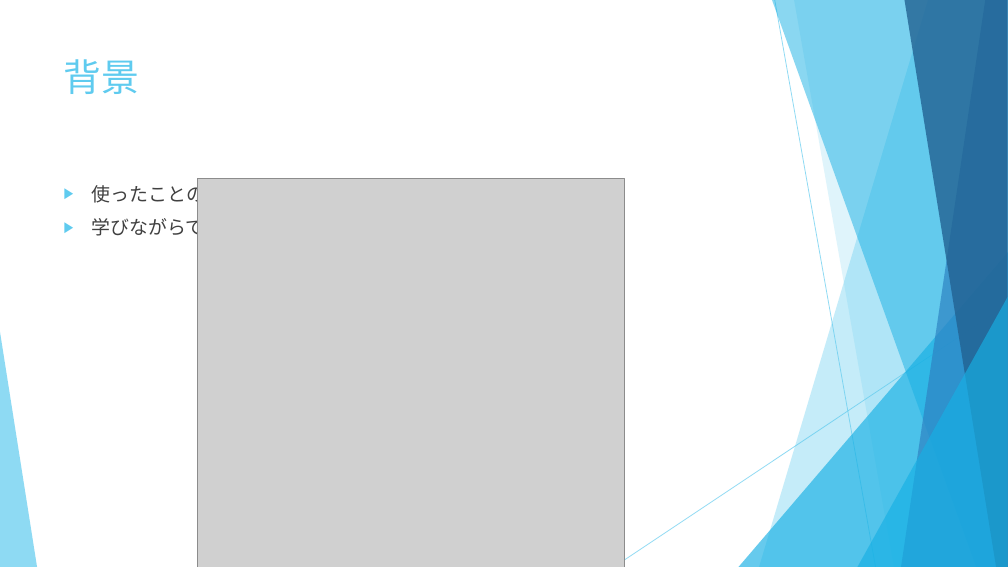
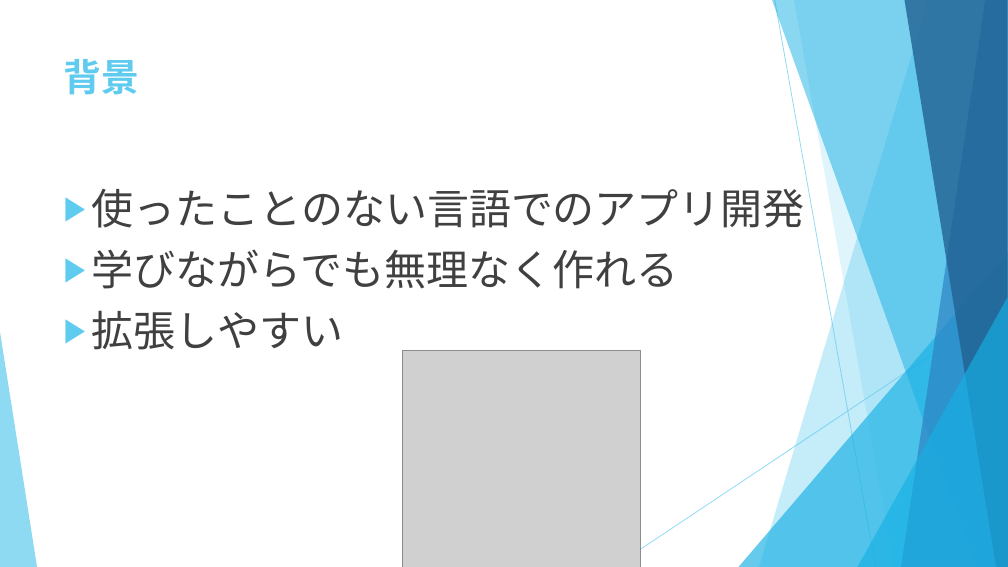
Before and after one commit to TaniIan/flutter_application_1, a slide deck: slide 2 of Todoアプリ_谷維案.pptx. Drawn at 1008x567 pixels with LibreOffice and Linux fonts; fonts in the diff are those of the drawing; grey boxes stand for pictures. Boxes give left, top, right and bottom in pixels: in the first picture for what was removed or moved away, otherwise in the second. Text is boxed around its words. In the diff, an @@ line names an element or a change of style, - is before the commit and + after.

```diff
--- a/Todoアプリ_谷維案.pptx
+++ b/Todoアプリ_谷維案.pptx
@@ title "背景" at <box>64,59,140,95</box>: bold on @@
@@ text at <box>92,189,805,289</box>: size 18 to 40 pt in "使ったことのない言語でのアプリ開発", "学びながらでも無理なく作れる" @@
@@ text at <box>92,310,343,350</box>: paragraph added @@
+▶ 拡張しやすい
@@ picture: place and size @@
-picture at <box>198,178,625,567</box>
+picture at <box>403,350,641,567</box>
```
Also in this commit, not shown: 6 other slides changed, 2 other files.
